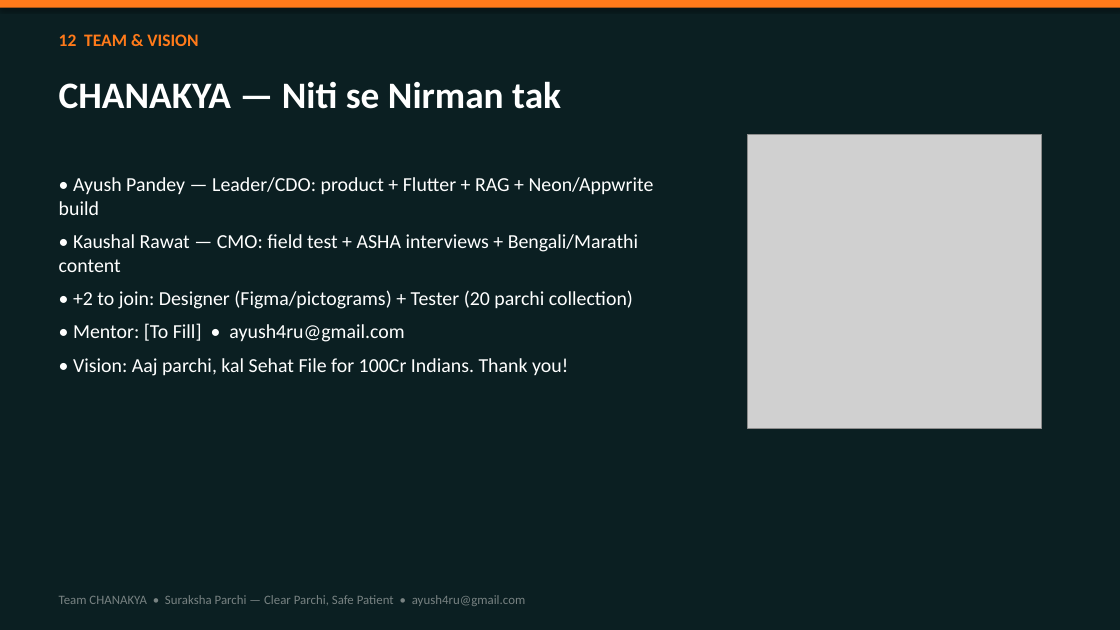
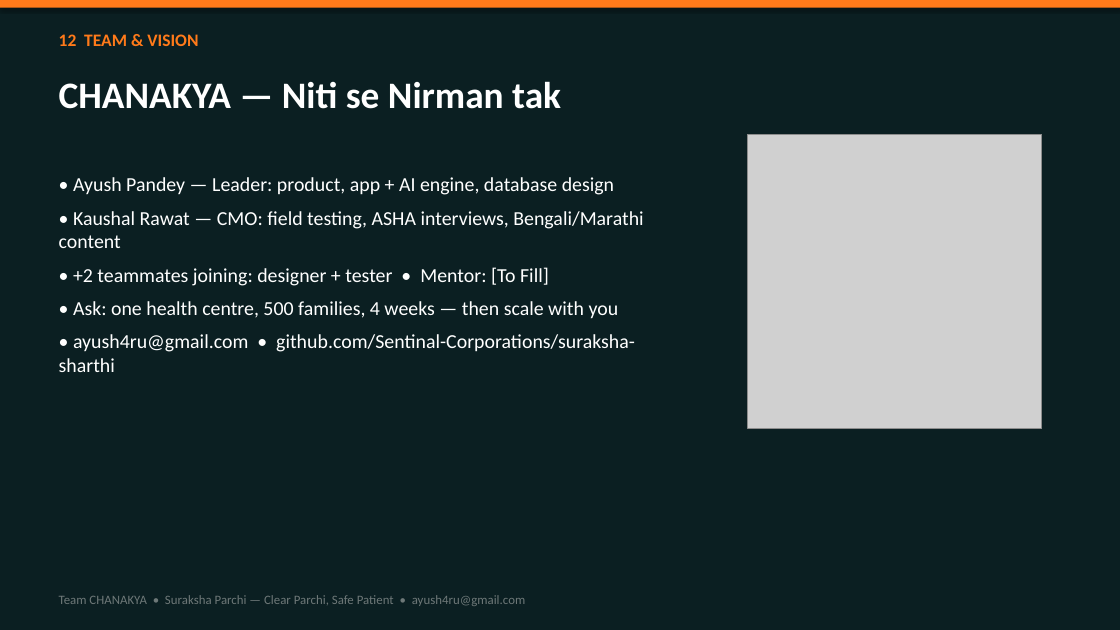
Before and after one commit to Sentinal-Corporations/suraksha-sharthi, a slide deck: slide 12 of ppt/CHANAKYA_SurakshaParchi.pptx. Drawn at 1120x630 pixels with LibreOffice and Linux fonts; fonts in the diff are those of the drawing; grey boxes stand for pictures. Boxes give left, top, right and bottom in pixels: in the first picture for what was removed or moved away, otherwise in the second. Text is boxed around its words. In the diff, an @@ line names an element or a change of style, - is before the commit and + after.

```diff
--- a/ppt/CHANAKYA_SurakshaParchi.pptx
+++ b/ppt/CHANAKYA_SurakshaParchi.pptx
@@ text at <box>59,177,643,372</box>: text changed @@
-• Ayush Pandey — Leader/CDO: product + Flutter + RAG + Neon/Appwrite build
-• Kaushal Rawat — CMO: field test + ASHA interviews + Bengali/Marathi content
-• +2 to join: Designer (Figma/pictograms) + Tester (20 parchi collection)
-• Mentor: [To Fill] • ayush4ru@gmail.com
-• Vision: Aaj parchi, kal Sehat File for 100Cr Indians. Thank you!
+• Ayush Pandey — Leader: product, app + AI engine, database design
+• Kaushal Rawat — CMO: field testing, ASHA interviews, Bengali/Marathi content
+• +2 teammates joining: designer + tester • Mentor: [To Fill]
+• Ask: one health centre, 500 families, 4 weeks — then scale with you
+• ayush4ru@gmail.com • github.com/Sentinal-Corporations/suraksha-sharthi
```
Also in this commit, not shown: 10 other slides changed, 1 slide added, 1 slide removed, 2 other files.
